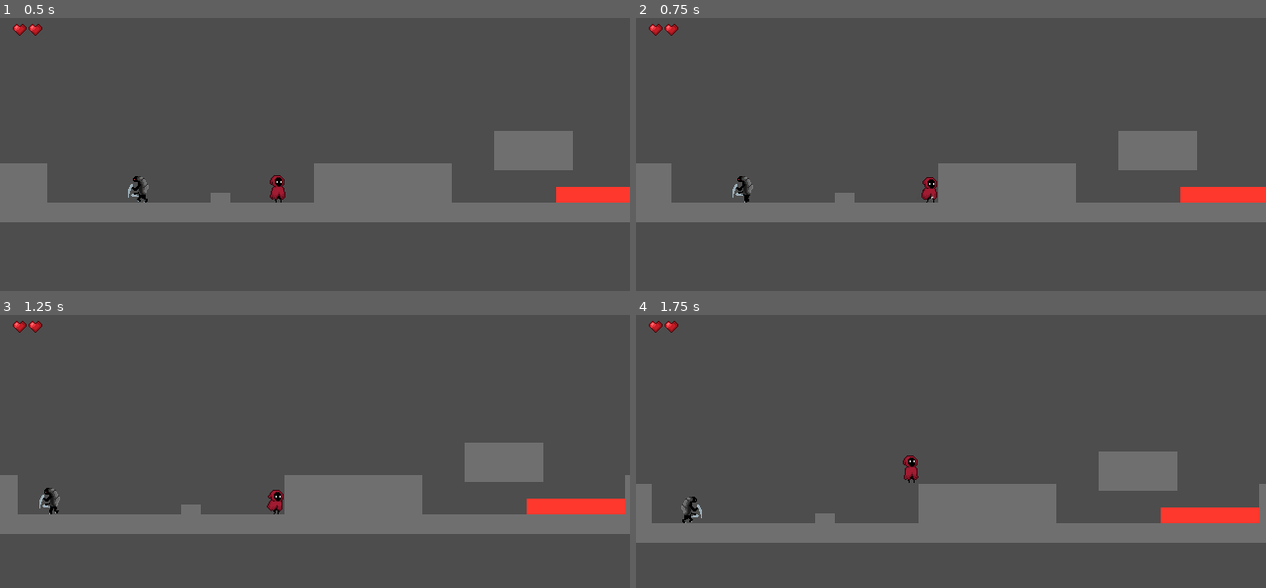
Above: before the commit, frames 1-4 (two rows, left to right).
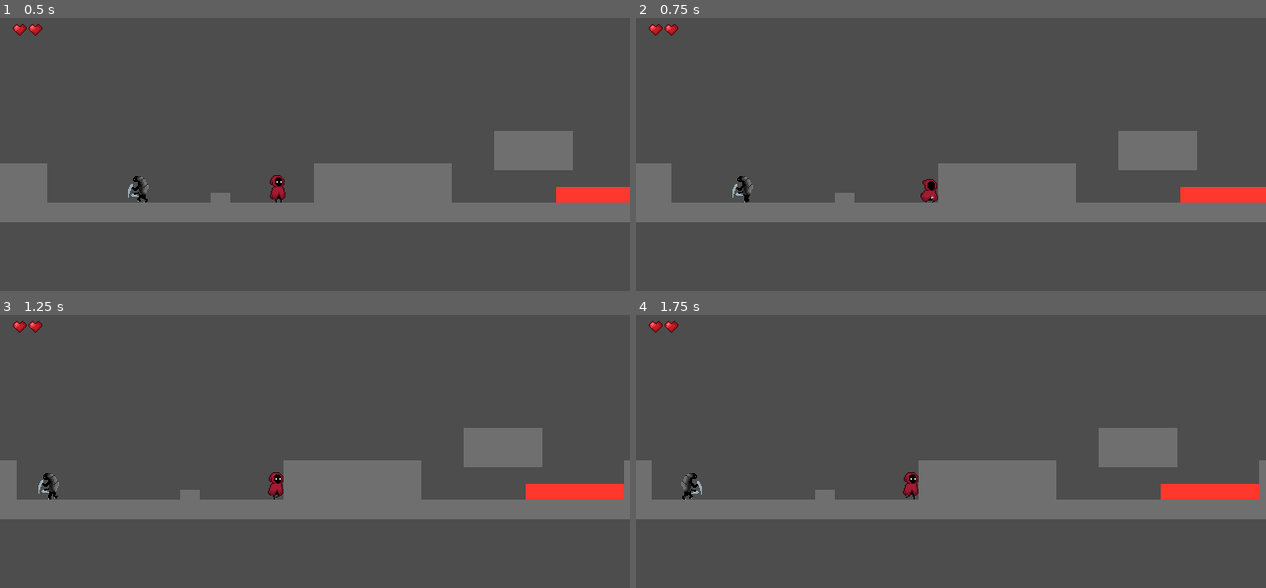
Above: after the commit, the same moments.

Repository: urboifox/platformer
Game: Godot game, scene res://scenes/game.tscn
The game is run twice, just before and just after one commit, with the same random seed, the same clock (stepped at 60 frames per second) and the same inputs.
Inputs:
- Up to frame 1 (0.5 s): no input
- Up to frame 2 (0.75 s): hold Right (right) from 0.53 s (still down); tap Q (attack) at 0.6 s
- Up to frame 3 (1.25 s): keep holding Right (right); tap Space (jump) at 0.77 s
- Up to frame 4 (1.75 s): keep holding Right (right); tap Q (attack) at 1.35 s; tap Space (jump) at 1.52 s

Frame 1 is identical in both runs. In frame 2, 0.1% of the frame differs, in the area x 45-48%, y 58-68%; in frame 3, 13%; in frame 4, 19%, in the area x 0-100%, y 41-84%.

Commit message:
feat: add attack cooldown and enhance attack vfx

Diff:
--- a/scenes/player/player.gd
+++ b/scenes/player/player.gd
@@ -21,6 +21,7 @@
 var last_wall_side: float = 0.0 # used for wall slide
 var air_dashes: int
 var air_jumps: int
+var attack_cooldown: float = 0.0
 
 signal finished_level()
 signal health_changed(value: float)
@@ -82,6 +83,8 @@
 func _update_timers(delta: float) -> void:
 	coyote_timer = stats.coyote_time if is_on_floor() else coyote_timer - delta
 	jump_buffer = stats.jump_buffer_time if Input.is_action_just_pressed("jump") else jump_buffer - delta
+	if attack_cooldown > 0.0:
+		attack_cooldown -= delta
 
 
 func juice(duration := 0.08, strength := 6.0) -> void:
--- a/scenes/player/player.tscn
+++ b/scenes/player/player.tscn
@@ -461,22 +461,6 @@
 [sub_resource type="RectangleShape2D" id="RectangleShape2D_2q4yw"]
 size = Vector2(28, 21)
 
-[sub_resource type="AtlasTexture" id="AtlasTexture_2t3bg"]
-atlas = ExtResource("1_8afob")
-region = Rect2(0, 352, 32, 32)
-
-[sub_resource type="AtlasTexture" id="AtlasTexture_jrbya"]
-atlas = ExtResource("1_8afob")
-region = Rect2(32, 352, 32, 32)
-
-[sub_resource type="AtlasTexture" id="AtlasTexture_ahqnk"]
-atlas = ExtResource("1_8afob")
-region = Rect2(64, 352, 32, 32)
-
-[sub_resource type="AtlasTexture" id="AtlasTexture_vb1ce"]
-atlas = ExtResource("1_8afob")
-region = Rect2(96, 352, 32, 32)
-
 [sub_resource type="AtlasTexture" id="AtlasTexture_0ncpa"]
 atlas = ExtResource("1_8afob")
 region = Rect2(128, 352, 32, 32)
@@ -496,18 +480,6 @@
 [sub_resource type="SpriteFrames" id="SpriteFrames_ydybj"]
 animations = [{
 "frames": [{
-"duration": 1.0,
-"texture": SubResource("AtlasTexture_2t3bg")
-}, {
-"duration": 1.0,
-"texture": SubResource("AtlasTexture_jrbya")
-}, {
-"duration": 1.0,
-"texture": SubResource("AtlasTexture_ahqnk")
-}, {
-"duration": 1.0,
-"texture": SubResource("AtlasTexture_vb1ce")
-}, {
 "duration": 1.0,
 "texture": SubResource("AtlasTexture_0ncpa")
 }, {
@@ -549,8 +521,8 @@
 
 [node name="AnimatedSprite2D" type="AnimatedSprite2D" parent="." unique_id=49854906]
 sprite_frames = SubResource("SpriteFrames_x7p2l")
-animation = &"land"
-frame = 4
+animation = &"attack"
+frame = 6
 frame_progress = 1.0
 
 [node name="hitbox" parent="AnimatedSprite2D" unique_id=2061379113 instance=ExtResource("4_kvlxm")]
@@ -572,7 +544,7 @@
 position = Vector2(12, 0)
 sprite_frames = SubResource("SpriteFrames_ydybj")
 animation = &"attack"
-frame = 7
+frame = 3
 frame_progress = 1.0
 
 [node name="CollisionShape2D" type="CollisionShape2D" parent="." unique_id=1919691850]
--- a/scenes/player/states/player_state_attack.gd
+++ b/scenes/player/states/player_state_attack.gd
@@ -2,10 +2,11 @@
 
 
 func enter() -> void:
+	player.attack_cooldown = player.stats.attack_cooldown
 	Audio.play("attack", 1.0, 3.75)
 	player.attack_sprite.visible = true
-	player.sprite.play("attack", 5.0)
-	player.attack_sprite.play("attack", 5.0)
+	player.sprite.play("attack", 4.0)
+	player.attack_sprite.play("attack", 2.0)
 	player.hitbox_shape.disabled = false
 	await player.sprite.animation_finished
 
--- a/scenes/player/states/player_state_dash.gd
+++ b/scenes/player/states/player_state_dash.gd
@@ -22,7 +22,7 @@
 			return state_machine.transition(player.ground_state())
 		return state_machine.transition("Fall")
 
-	if Input.is_action_just_pressed("attack"):
+	if Input.is_action_just_pressed("attack") and player.attack_cooldown <= 0.0:
 		return state_machine.transition("Attack")
 
 	player.dash_x(player.stats.dash_speed, delta)
--- a/scenes/player/states/player_state_fall.gd
+++ b/scenes/player/states/player_state_fall.gd
@@ -37,7 +37,7 @@
 	if try_air_jump():
 		return state_machine.transition("Jump")
 
-	if Input.is_action_just_pressed("attack"):
+	if Input.is_action_just_pressed("attack") and player.attack_cooldown <= 0.0:
 		return state_machine.transition("Attack")
 
 	player.move_x(player.stats.speed, delta)
--- a/scenes/player/states/player_state_idle.gd
+++ b/scenes/player/states/player_state_idle.gd
@@ -13,7 +13,9 @@
 	if direction != 0.0:
 		return state_machine.transition("Run")
 
-	if Input.is_action_just_pressed("attack"):
+	print(player.attack_cooldown)
+	if Input.is_action_just_pressed("attack") and player.attack_cooldown <= 0.0:
+		print("attack")
 		return state_machine.transition("Attack")
 
 	player.velocity.x = move_toward(player.velocity.x, 0.0, player.stats.friction * delta)
--- a/scenes/player/states/player_state_jump.gd
+++ b/scenes/player/states/player_state_jump.gd
@@ -22,7 +22,7 @@
 	if Input.is_action_just_released("jump") and player.velocity.y < 0.0:
 		player.velocity.y *= player.stats.jump_cut
 
-	if Input.is_action_just_pressed("attack"):
+	if Input.is_action_just_pressed("attack") and player.attack_cooldown <= 0.0:
 		return state_machine.transition("Attack")
 
 	if try_wall_slide():
--- a/scenes/player/states/player_state_run.gd
+++ b/scenes/player/states/player_state_run.gd
@@ -16,7 +16,7 @@
 	if direction == 0.0:
 		return state_machine.transition("Idle")
 
-	if Input.is_action_just_pressed("attack"):
+	if Input.is_action_just_pressed("attack") and player.attack_cooldown <= 0.0:
 		return state_machine.transition("Attack")
 
 	player.move_x(player.stats.speed, delta)
--- a/scripts/movement_stats.gd
+++ b/scripts/movement_stats.gd
@@ -10,6 +10,7 @@
 @export var fall_threshold: float = 250.0
 @export var fall_multiplier: float = 1.2
 @export var coyote_time: float = 0.1
+@export var attack_cooldown: float = 0.1
 @export var jump_buffer_time: float = 0.05
 @export var jump_cut: float = 0.5
 @export var friction: float = 4500
Binary file changed: assets/images/player.png
